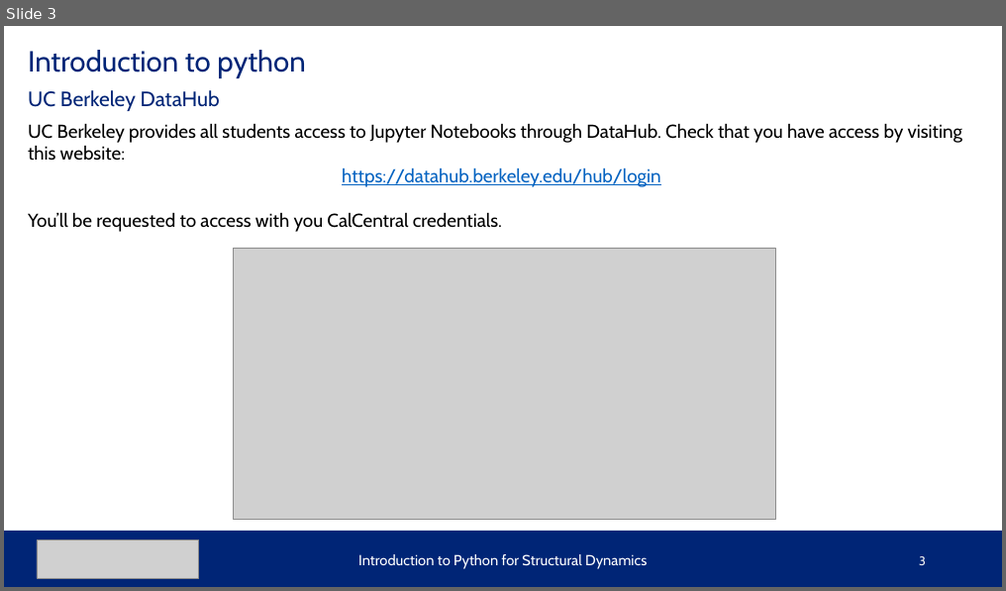
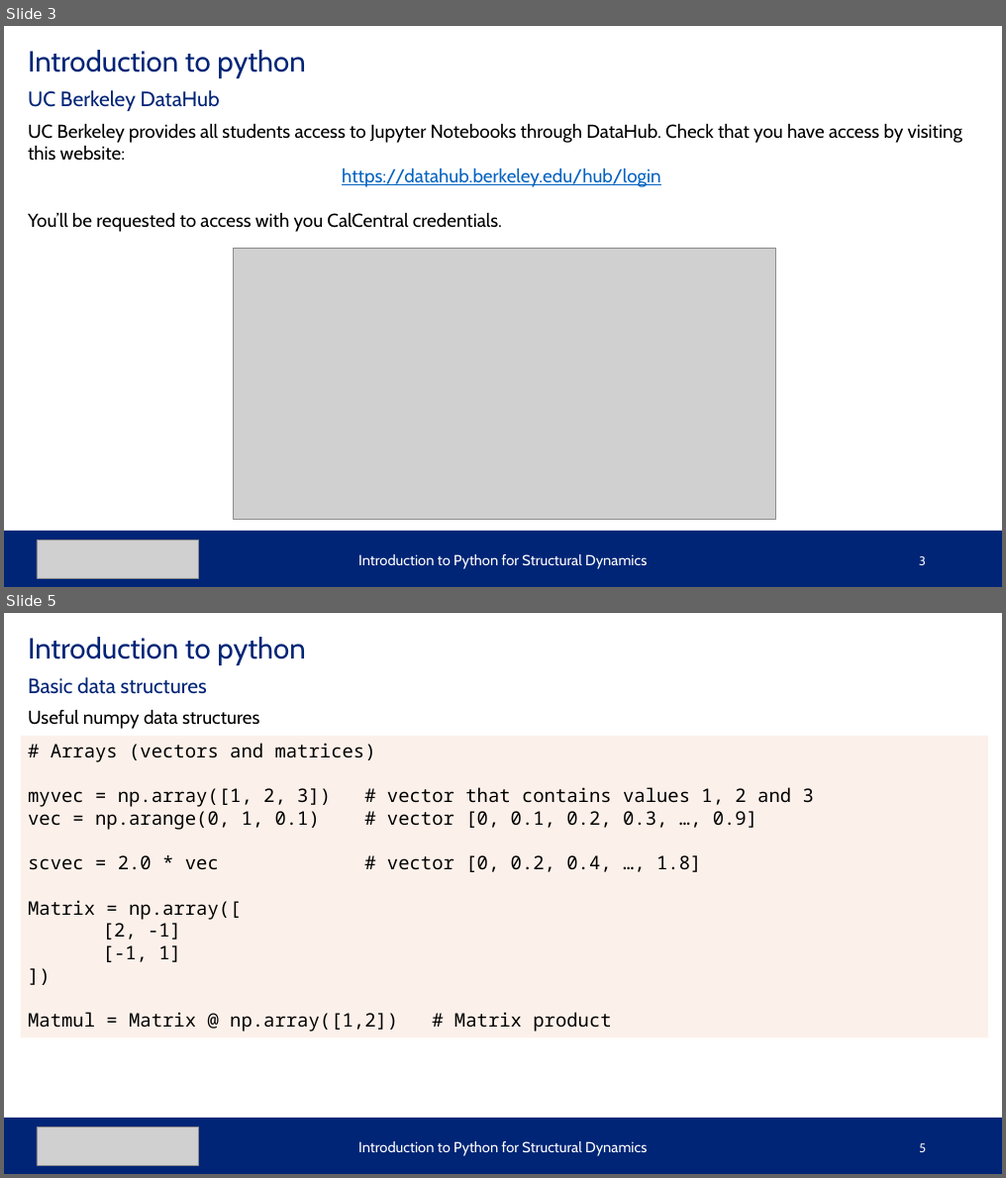
Before and after one commit to migagf/CE225_2025_GSI, a slide deck: Discussion/Discussion 4/Intro to Python.pptx. Shown one above the other, each under a label of ours: slide 3 before the commit, slides 3 and 5 after it; the slides between them are not shown. The pictures are 1006x591 and 1006x1178 pixels, drawn with LibreOffice and Linux fonts; fonts in the diff are those of the drawing; grey boxes stand for pictures. Boxes give left, top, right and bottom in pixels: in the first picture for what was removed or moved away, otherwise in the second. Text is boxed around its words. In the diff, an @@ line names an element or a change of style, - is before the commit and + after.

```diff
--- a/Discussion/Discussion 4/Intro to Python.pptx
+++ b/Discussion/Discussion 4/Intro to Python.pptx
@@ slide 5 added at (4,613,1002,1174), background #FFFFFF @@
@@ text added at (28,637,305,665), 28 pt, text #002476 @@
+Introduction to python
@@ text added at (28,677,207,694), 20 pt, text #002476 @@
+Basic data structures
@@ text added at (28,709,259,729), 18 pt, text #000000 @@
+Useful numpy data structures
@@ rectangle added at (21,736,988,1039), fill #FBE5D6 at 50% opacity, 18 pt, text #000000 @@
+# Arrays (vectors and matrices)
+myvec = np.array([1, 2, 3]) # vector that contains values 1, 2 and 3
+vec = np.arange(0, 1, 0.1) # vector [0, 0.1, 0.2, 0.3, …, 0.9]
+scvec = 2.0 * vec # vector [0, 0.2, 0.4, …, 1.8]
+Matrix = np.array([
+[2, -1]
+[-1, 1]
+])
+Matmul = Matrix @ np.array([1,2]) # Matrix product
@@ rectangle added at (4,1118,1002,1174), fill #002576 @@
@@ picture added at (37,1128,199,1165) @@
@@ text added at (358,1142,647,1157), 14 pt, text #FFFFFF @@
+Introduction to Python for Structural Dynamics
@@ page number added at (919,1144,926,1153), 12 pt, text #F2F2F2 @@
+5
```
Also in this commit, not shown: 2 slides changed, 1 slide removed, 5 other files.
